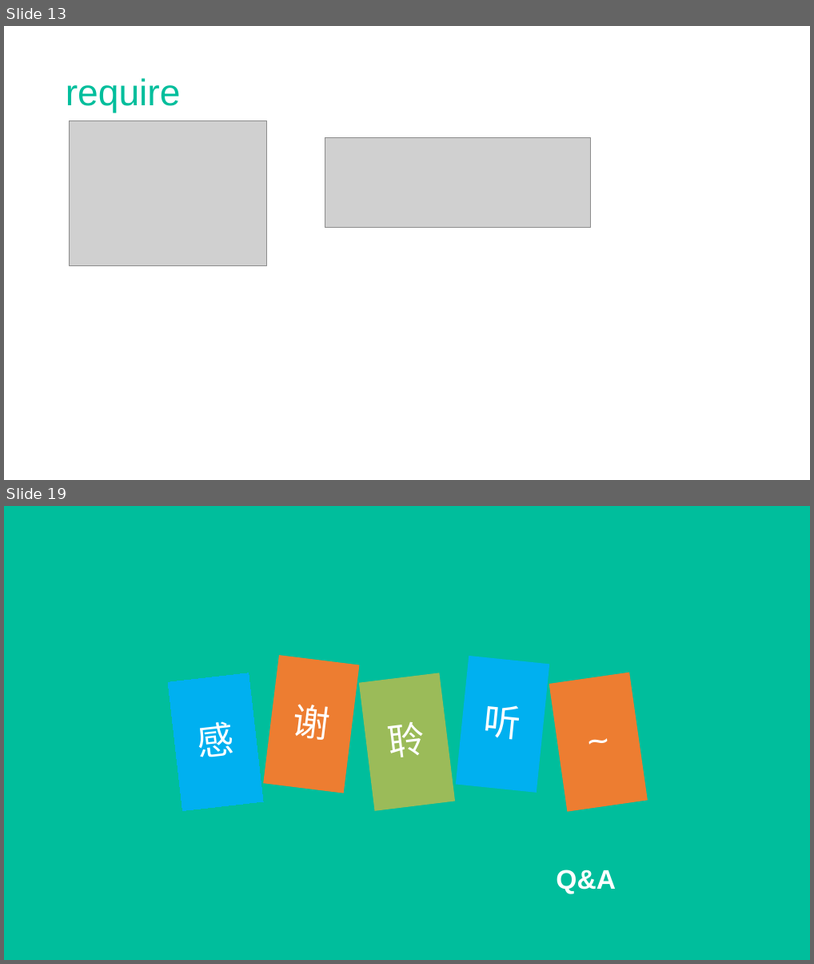
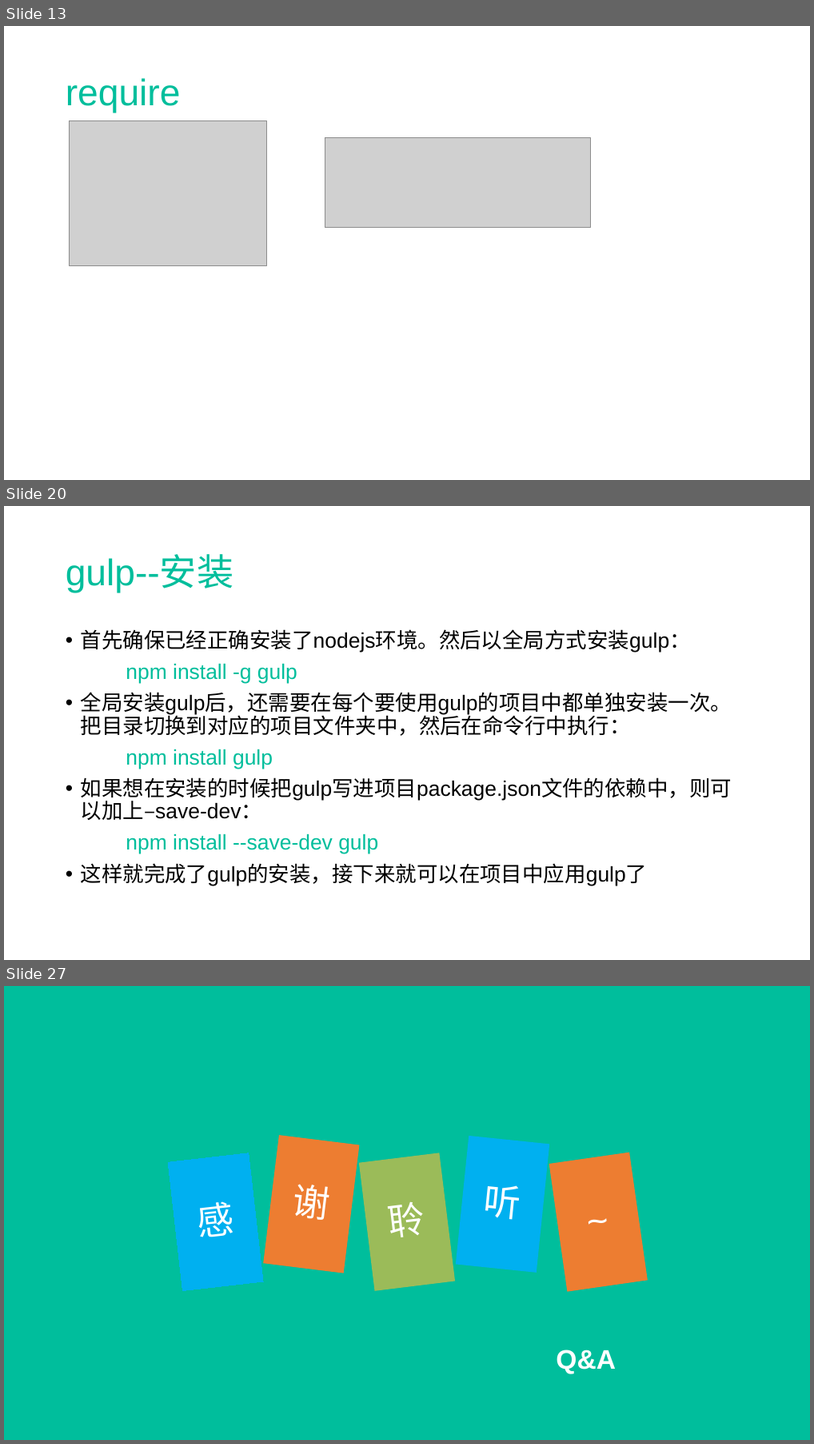
Before and after one commit to SiberianMark/travels, a slide deck: gulptest/nodejs.pptx. Shown one above the other, each under a label of ours: slides 13 and 19 before the commit, slides 13, 20 and 27 after it; the slides between them are not shown. The pictures are 814x964 and 814x1444 pixels, drawn with LibreOffice and Linux fonts; fonts in the diff are those of the drawing; grey boxes stand for pictures. Boxes give left, top, right and bottom in pixels: in the first picture for what was removed or moved away, otherwise in the second. Text is boxed around its words. In the diff, an @@ line names an element or a change of style, - is before the commit and + after.

```diff
--- a/gulptest/nodejs.pptx
+++ b/gulptest/nodejs.pptx
@@ slide 20 added at box(4, 506, 810, 960), background #FFFFFF @@
@@ text added at box(66, 556, 234, 593), 44 pt, text #00BE9C @@
+gulp--安装
@@ text added at box(81, 629, 733, 886), 25.2 pt, text #000000 @@
+• 首先确保已经正确安装了nodejs环境。然后以全局方式安装gulp：
+npm install -g gulp
+• 全局安装gulp后，还需要在每个要使用gulp的项目中都单独安装一次。把目录切换到对应的项目文件夹中，然后在命令行中执行：
+npm install gulp
+• 如果想在安装的时候把gulp写进项目package.json文件的依赖中，则可以加上–save-dev：
+npm install --save-dev gulp
+• 这样就完成了gulp的安装，接下来就可以在项目中应用gulp了
@@ what was slide 19 is now slide 27 @@
```
Also in this commit, not shown: 10 slides changed, 10 other slides added, 6 other files.
